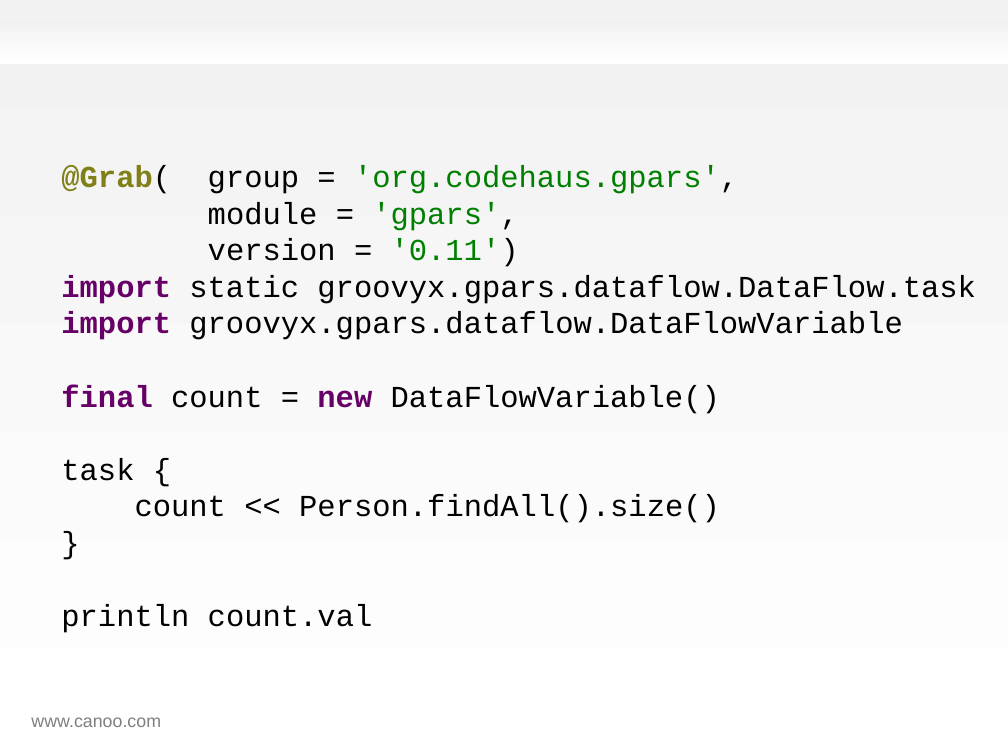
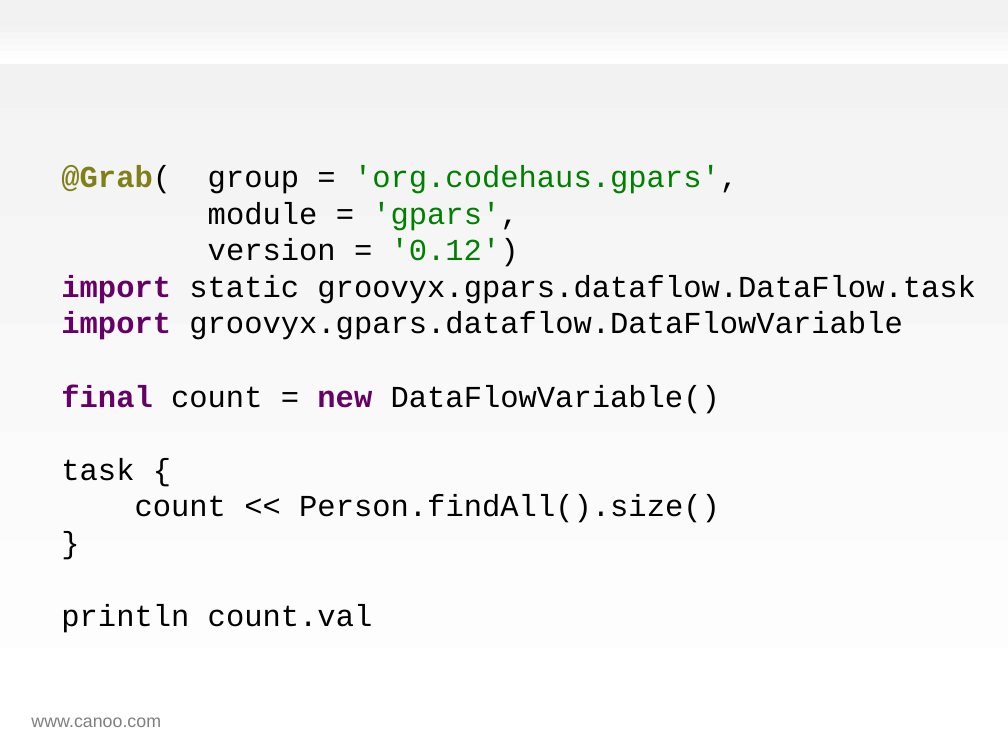
Before and after one commit to HamletDRC/presentations, a slide deck: slide 136 of effectivegroovy/effectivegroovy_gr82011.odp. Drawn at 1008x756 pixels with LibreOffice and Linux fonts; fonts in the diff are those of the drawing; background and template pictures are left out. Boxes give left, top, right and bottom in pixels: in the first picture for what was removed or moved away, otherwise in the second. Text is boxed around its words. In the diff, an @@ line names an element or a change of style, - is before the commit and + after.

Commit message:
last minute changes to Effective Groovy.

```diff
--- a/effectivegroovy/effectivegroovy_gr82011.odp
+++ b/effectivegroovy/effectivegroovy_gr82011.odp
@@ text at box(61, 165, 976, 633): text changed @@
-@Grab( group = 'org.codehaus.gpars',
-module = 'gpars',
-version = '0.11')
-import static groovyx.gpars.dataflow.DataFlow.task
-import groovyx.gpars.dataflow.DataFlowVariable
-final count = new DataFlowVariable()
-task {
-count << Person.findAll().size()
-}
-println count.val
+@Grab( group = 'org.codehaus.gpars',
+module = 'gpars',
+version = '0.12')
+import static groovyx.gpars.dataflow.DataFlow.task
+import groovyx.gpars.dataflow.DataFlowVariable
+final count = new DataFlowVariable()
+task {
+count << Person.findAll().size()
+}
+println count.val
```
Also in this commit, not shown: 2 other slides changed.
